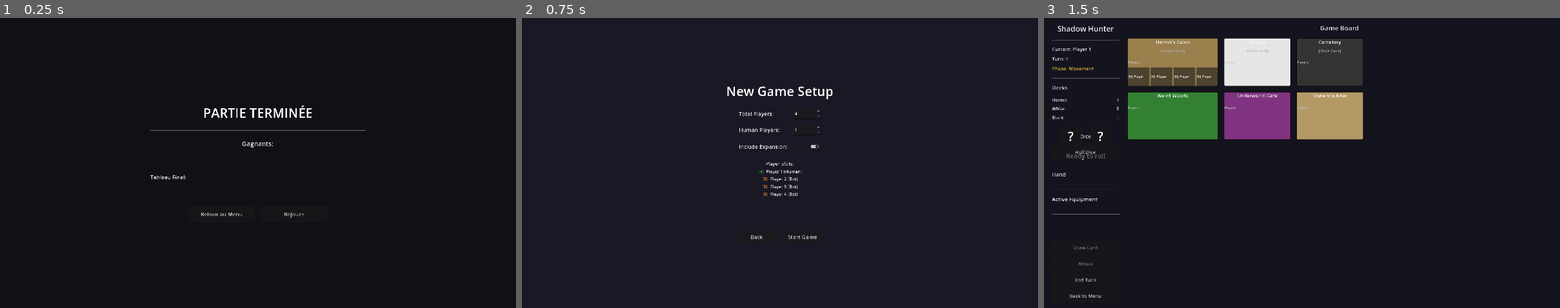
Above: before the commit, frames 1-3 (left to right).
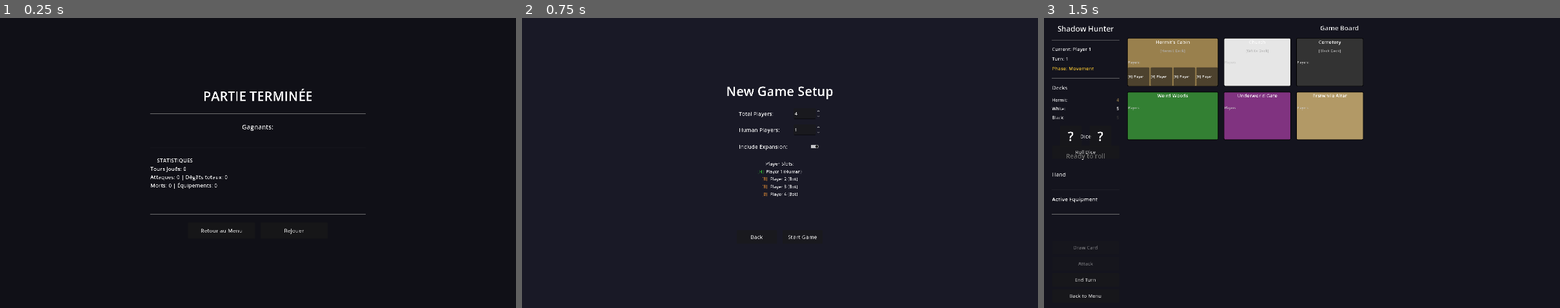
Above: after the commit, the same moments.

Repository: The-Cyril5555/shadow_hunter_app
Game: Godot game, scene res://scenes/ui/game_over.tscn
Two runs of this game, one before a commit and one after it. Both use one fixed random seed, a clock stepped at 60 frames per second and the inputs below. This scene is started directly instead of the project's main scene.
Inputs:
- Up to frame 1 (0.25 s): no input
- Up to frame 2 (0.75 s): click "Rejouer" at 0.5 s
- Up to frame 3 (1.5 s): click "Start Game" at 1.25 s

The runs differ from the first frame. In frame 1, 1.4% of the frame differs, in the area x 29-71%, y 24-75%; in frame 2, nothing differs; in frame 3, nothing differs.
Error in both runs: Invalid assignment of property or key 'text' with value of type 'String' on a base object of type 'null instance'. (res://scripts/ui/dice.gd:122)

Commit message:
feat: add game statistics to game over screen
Add get_game_statistics() to GameState that computes stats from the
game action log: turns played, total attacks, damage dealt, deaths,
equipment used, and per-player stats with MVP detection.

Update GameOver screen to display statistics before the scoreboard.

Diff:
--- a/scripts/autoloads/game_state.gd
+++ b/scripts/autoloads/game_state.gd
@@ -232,6 +232,53 @@
 		"data": data
 	}
 	game_log.append(log_entry)
+
+
+## Compute game statistics from the action log
+func get_game_statistics() -> Dictionary:
+	var stats = {
+		"turns_played": turn_count,
+		"total_attacks": 0,
+		"total_damage": 0,
+		"total_deaths": 0,
+		"cards_drawn": 0,
+		"equipment_equipped": 0,
+		"player_stats": {}  # Per-player stats
+	}
+
+	# Initialize per-player stats
+	for player in players:
+		stats.player_stats[player.display_name] = {
+			"attacks_made": 0,
+			"damage_dealt": 0,
+			"cards_drawn": 0,
+			"kills": 0,
+		}
+
+	# Process game log
+	for entry in game_log:
+		var data = entry.get("data", {})
+		match entry.get("type", ""):
+			"attack_performed":
+				stats.total_attacks += 1
+				stats.total_damage += data.get("damage", 0)
+				var attacker = data.get("attacker", "")
+				if stats.player_stats.has(attacker):
+					stats.player_stats[attacker].attacks_made += 1
+					stats.player_stats[attacker].damage_dealt += data.get("damage", 0)
+					if data.get("target_died", false):
+						stats.player_stats[attacker].kills += 1
+				if data.get("target_died", false):
+					stats.total_deaths += 1
+			"card_effect_applied":
+				stats.cards_drawn += 1
+				var player_name = data.get("player", "")
+				if stats.player_stats.has(player_name):
+					stats.player_stats[player_name].cards_drawn += 1
+			"equipment_equipped":
+				stats.equipment_equipped += 1
+
+	return stats
 
 
 ## Advance to the next turn phase
--- a/scripts/ui/game_over.gd
+++ b/scripts/ui/game_over.gd
@@ -68,6 +68,9 @@
 
 	# Display winners
 	_display_winners()
+
+	# Display game statistics
+	_display_statistics()
 
 	# Display all players (scoreboard)
 	_display_all_players()
@@ -198,6 +201,32 @@
 			return Color.WHITE
 
 
+func _display_statistics() -> void:
+	# Use the scoreboard label to display stats
+	var stats = GameState.get_game_statistics()
+
+	var stats_text = "--- STATISTIQUES ---\n"
+	stats_text += "Tours joués: %d\n" % stats.turns_played
+	stats_text += "Attaques: %d | Dégâts totaux: %d\n" % [stats.total_attacks, stats.total_damage]
+	stats_text += "Morts: %d | Équipements: %d\n" % [stats.total_deaths, stats.equipment_equipped]
+
+	# Find MVP (most damage dealt)
+	var mvp_name = ""
+	var mvp_damage = 0
+	for player_name in stats.player_stats:
+		var ps = stats.player_stats[player_name]
+		if ps.damage_dealt > mvp_damage:
+			mvp_damage = ps.damage_dealt
+			mvp_name = player_name
+
+	if mvp_name != "":
+		stats_text += "\nMVP: %s (%d dégâts)" % [mvp_name, mvp_damage]
+
+	scoreboard_label.text = stats_text
+
+	print("[GameOver] Statistics displayed: %d turns, %d attacks" % [stats.turns_played, stats.total_attacks])
+
+
 # =============================================================================
 # BUTTON HANDLERS
 # =============================================================================
